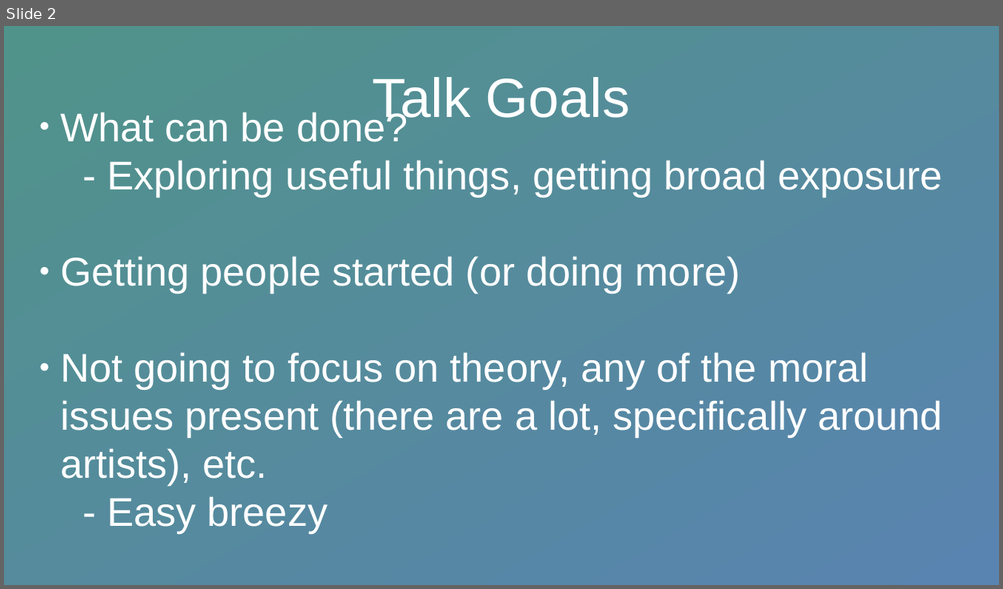
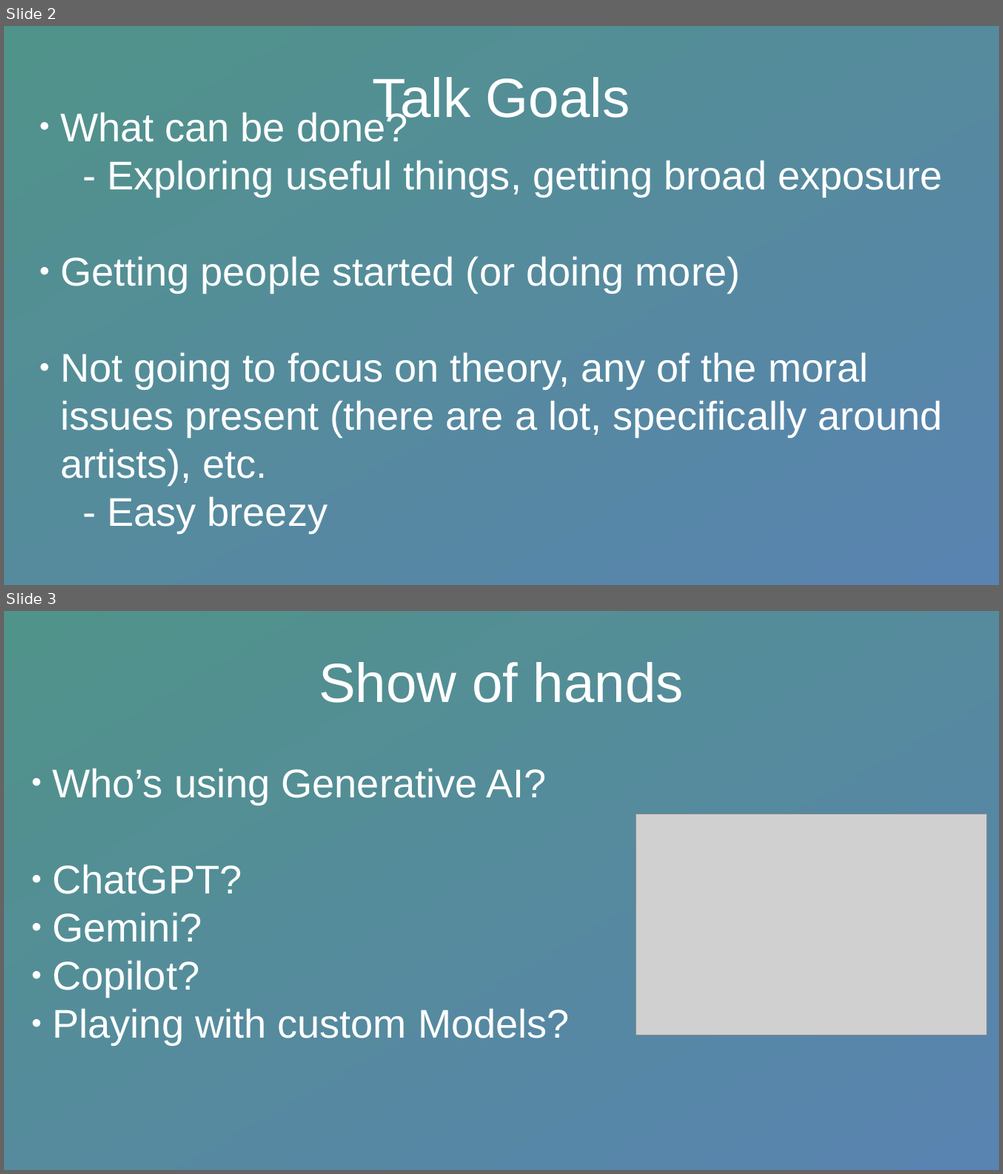
Before and after one commit to mikeboensel/AI_Course, a slide deck: slides/lecture2_genAI_intro/Lecture2.odp. Shown one above the other, each under a label of ours: slide 2 before the commit, slides 2 and 3 after it. The pictures are 1003x589 and 1003x1174 pixels, drawn with LibreOffice and Linux fonts; fonts in the diff are those of the drawing; grey boxes stand for pictures. Boxes give left, top, right and bottom in pixels: in the first picture for what was removed or moved away, otherwise in the second. Text is boxed around its words. In the diff, an @@ line names an element or a change of style, - is before the commit and + after.

```diff
--- a/slides/lecture2_genAI_intro/Lecture2.odp
+++ b/slides/lecture2_genAI_intro/Lecture2.odp
@@ slide 3 added at (4,611,999,1170), background gradient #50938A to #5983B0 @@
@@ title added at (318,662,683,703), 44 pt, text #FFFFFF @@
+Show of hands
@@ subtitle added at (53,768,569,1045), 32 pt, text #FFFFFF @@
+● Who’s using Generative AI?
+● ChatGPT?
+● Gemini?
+● Copilot?
+● Playing with custom Models?
@@ picture added at (636,814,987,1036) @@
```
Also in this commit, not shown: 2 slides changed, 1 other file.
